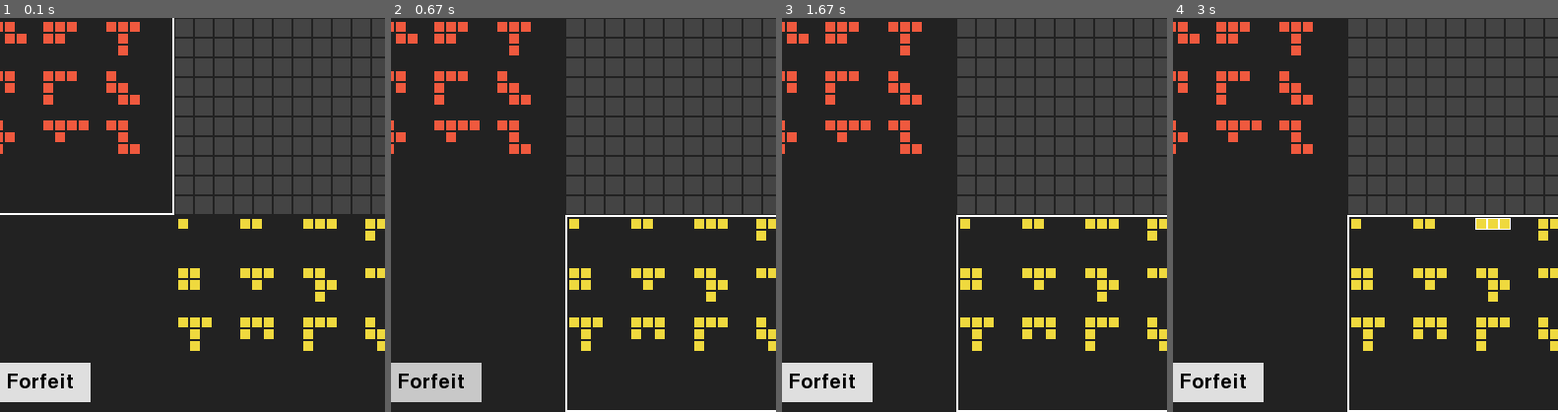
Above: before the commit, frames 1-4 (left to right).
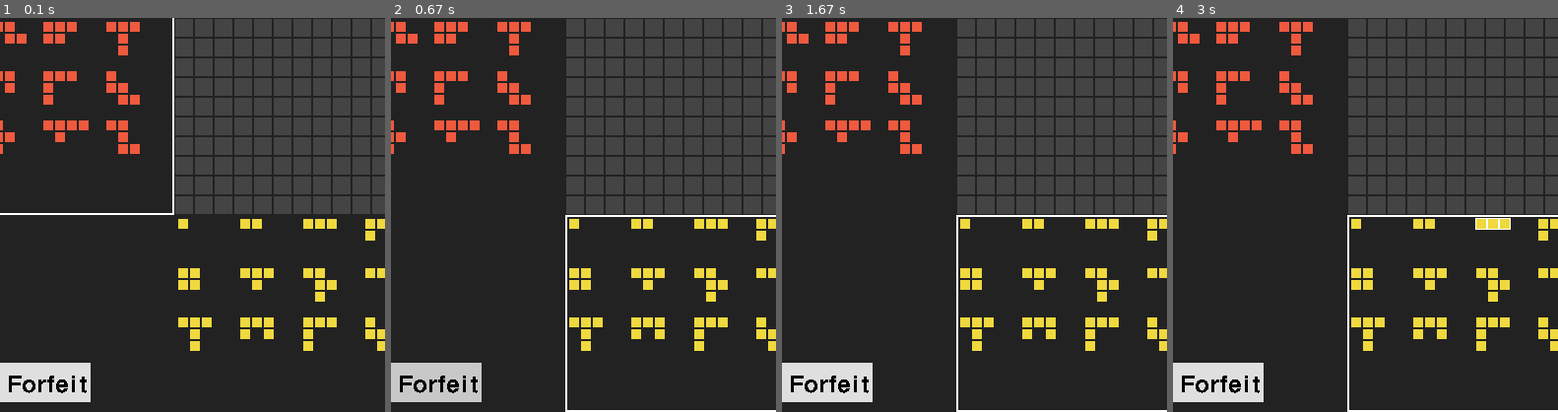
Above: after the commit, the same moments.

Repository: lhalcomb/Blokus
Game: pygame game, started from BlokusPyGame/src/main.py
Two runs of this game, one before a commit and one after it. Both use one fixed random seed, a clock stepped at 60 frames per second and the inputs below.
Inputs (mouse positions are % of the whole screen's width and height, from its top left):
- Up to frame 1 (0.1 s): no input
- Up to frame 2 (0.67 s): click "Forfeit" at 0.38 s
- Up to frame 3 (1.67 s): click (27, 51) at 0.72 s
- Up to frame 4 (3 s): click (46, 76) at 2.05 s; click (51, 62) at 2.38 s; right-click (72, 42) at 2.72 s
The pictures show only the part of the screen within x 3-53%, y 50-100%; the shares and areas given below are measured in that part.

The runs differ from the first frame. In frame 1, 0.5% of the frame differs, in the area x 2-23%, y 90-96%; in frame 2, 0.5%; in frame 3, 0.5%; in frame 4, 0.5%.

Commit message:
small bug fix for alias

Diff:
--- a/BlokusPyGame/src/ui.py
+++ b/BlokusPyGame/src/ui.py
@@ -1,4 +1,5 @@
 import math
+import os
 from dataclasses import dataclass
 
 import pygame
@@ -21,14 +22,18 @@
 BORDER_COLOR = 0x222222
 HIGHLIGHT = 0xFFFFFF
 
+if os.name == "nt":
+    ALIAS = True
+elif os.name == "posix":
+    ALIAS = False
 
 # STRUCTS
 @dataclass
 class Bounds:
-    x: int
-    y: int
-    width: int
-    height: int
+    x: int | float
+    y: int | float
+    width: int | float
+    height: int | float
 
     def __iter__(self):
         return iter((self.x, self.y, self.width, self.height))
@@ -40,10 +45,11 @@
     pieces_per_n: int
 
 
+
 class UI:
     def __init__(self, screen: Surface, board: Board, turn: Turn):
         self.screen: Surface = screen
-        self.font = pygame.Font(pygame.font.get_default_font())
+        self.font = pygame.font.Font(pygame.font.get_default_font(), 24)
         self.board: Board = board
         self.turn: Turn = turn
         self.piece_regions: dict[Player, PanelRegion] = self._get_piece_regions()
@@ -216,4 +222,4 @@
         x, y, width, height = self.forfeit_button_bounds
 
         pygame.draw.rect(self.screen, color, (x, y, width, height))
-        self.screen.blit(self.font.render("Forfeit", True, 0), (x + 20, y + 10))
+        self.screen.blit(self.font.render("Forfeit", ALIAS, (0, 0, 0)), (x + 20, y + 10))
Binary file added: BlokusPyGame/assets/font/Jersey15-Regular.ttf
